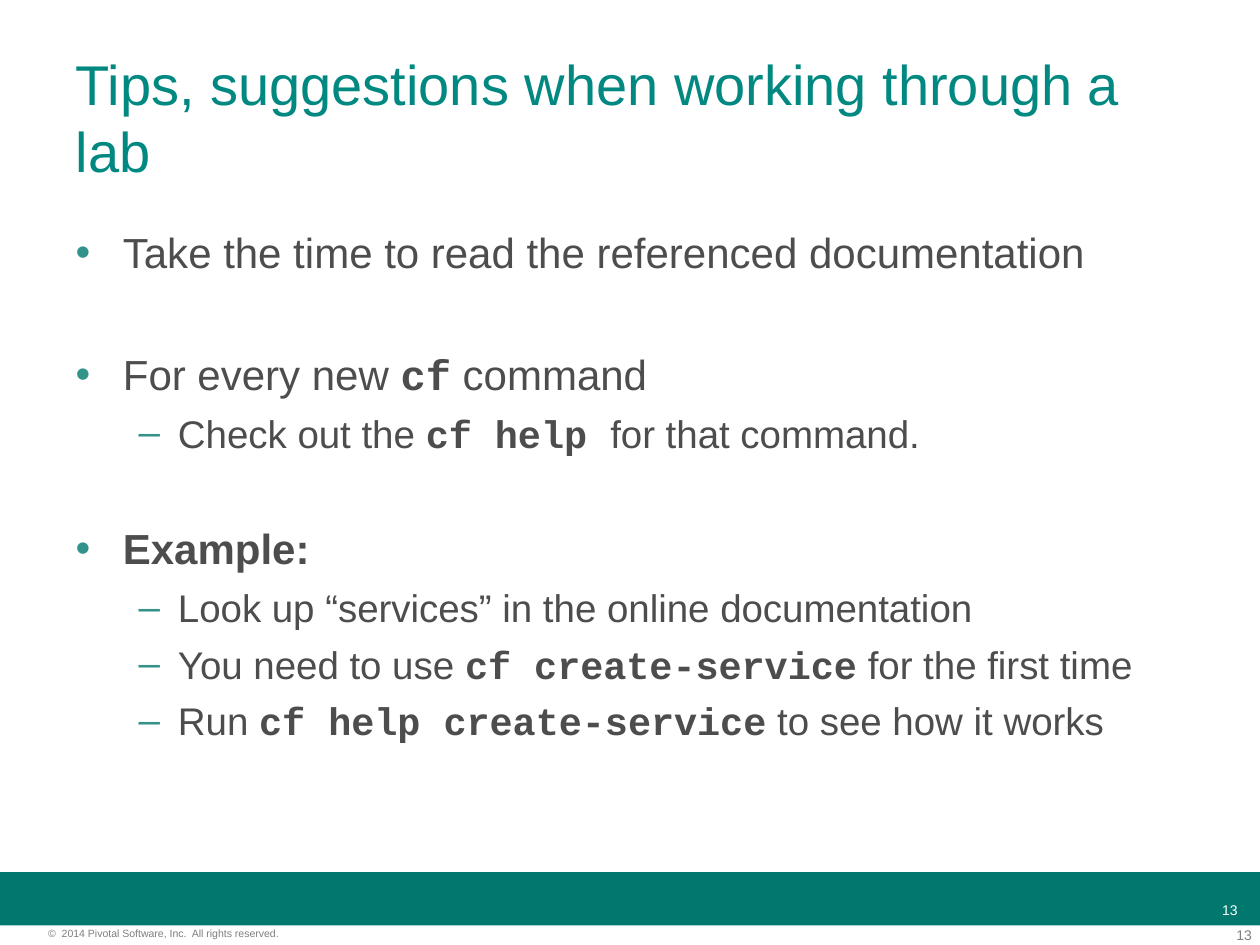
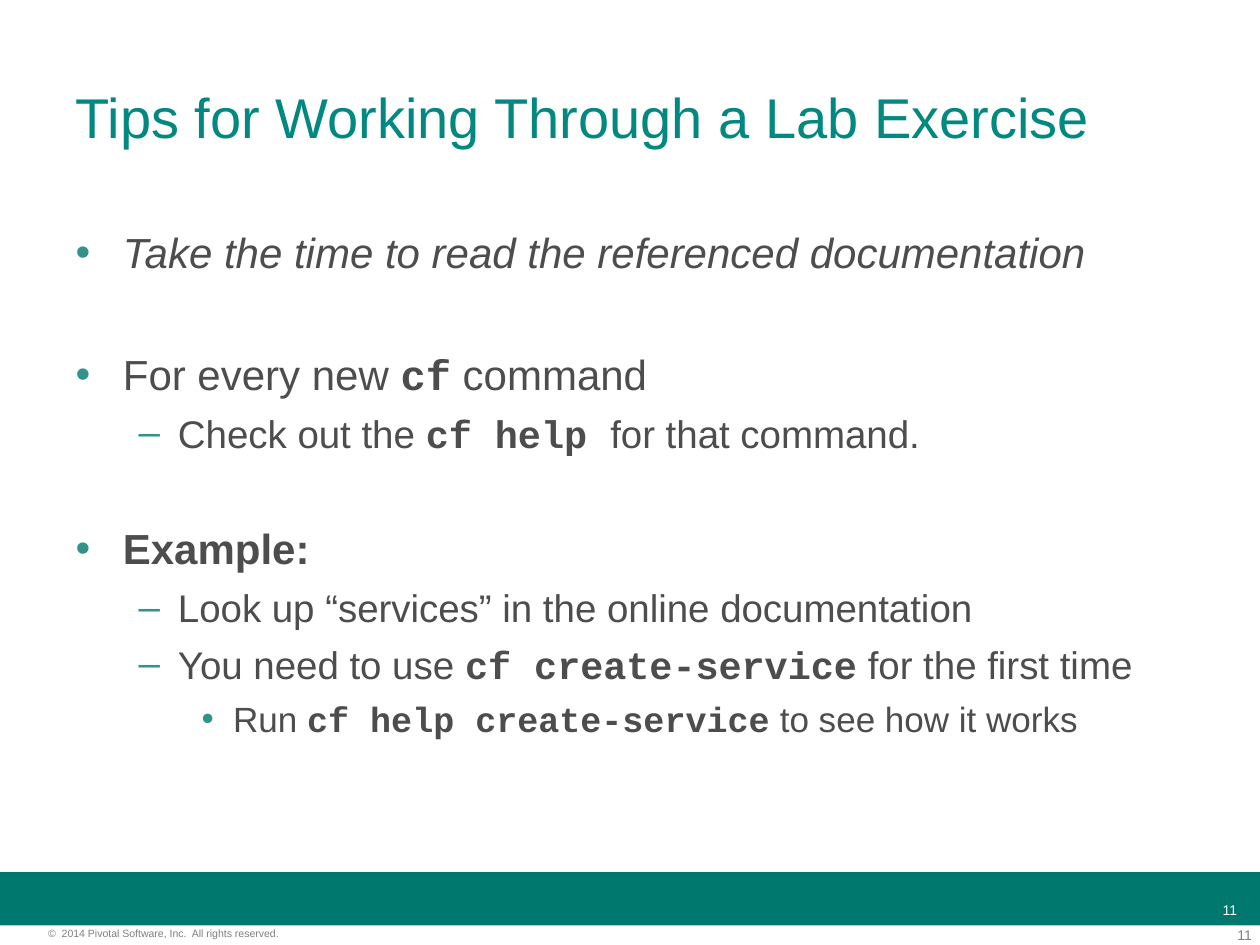
Before and after one commit to felipeg48/pcf-developer-cb, a slide deck: slide 11 of slides/00-introduction.ppt (slide 13 before the commit). Drawn at 1260x945 pixels with LibreOffice and Linux fonts; fonts in the diff are those of the drawing; background and template pictures are left out. Boxes give left, top, right and bottom in pixels: in the first picture for what was removed or moved away, otherwise in the second. Text is boxed around its words. In the diff, an @@ line names an element or a change of style, - is before the commit and + after.

```diff
--- a/slides/00-introduction.ppt
+++ b/slides/00-introduction.ppt
@@ title at <box>76,97,1089,149</box>: text changed @@
-Tips, suggestions when working through a lab
+Tips for Working Through a Lab Exercise
@@ text at <box>123,237,1085,740</box>: italic on in "Take the time to read the referenced ..."; size 22 to 20 pt in "Run cf help create-service to see how ..."; bullet – to •; list level 2 to 3 in "Run cf help create-service to ..." @@
@@ page number at <box>1223,905,1238,915</box>: text changed @@
-13
+11
@@ page number at <box>1237,930,1252,940</box>: text changed @@
-13
+11
```
Also in this commit, not shown: 4 other slides changed, 2 slides removed, 3 other files.
